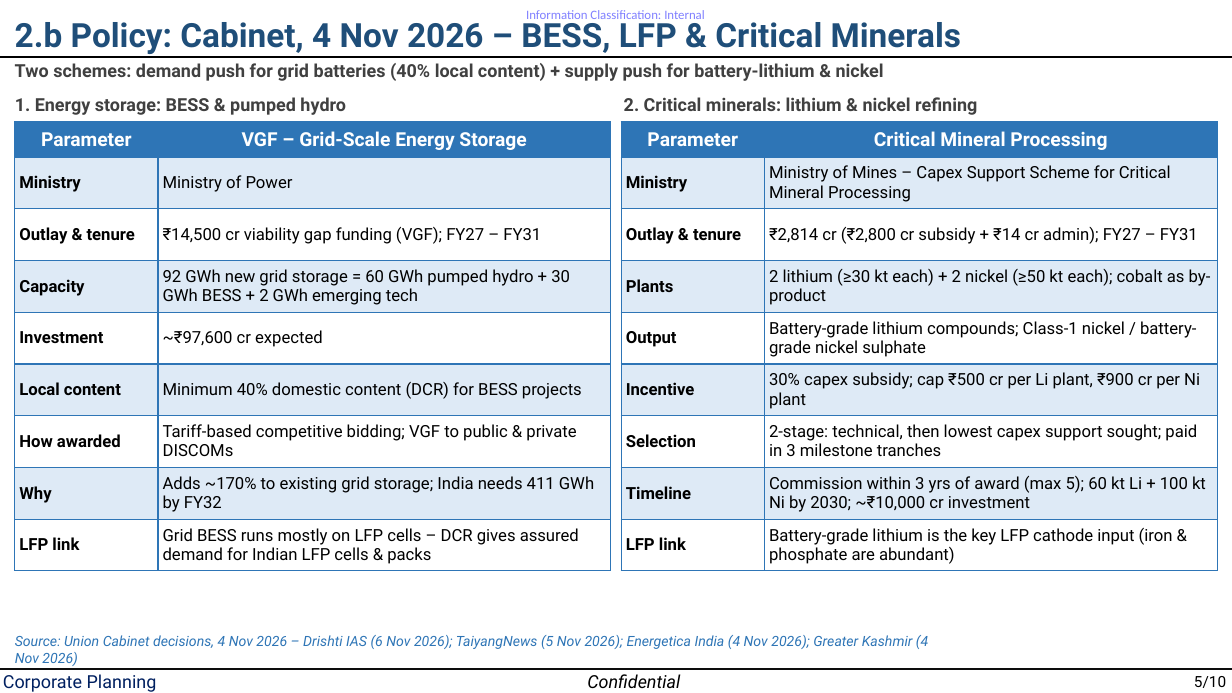
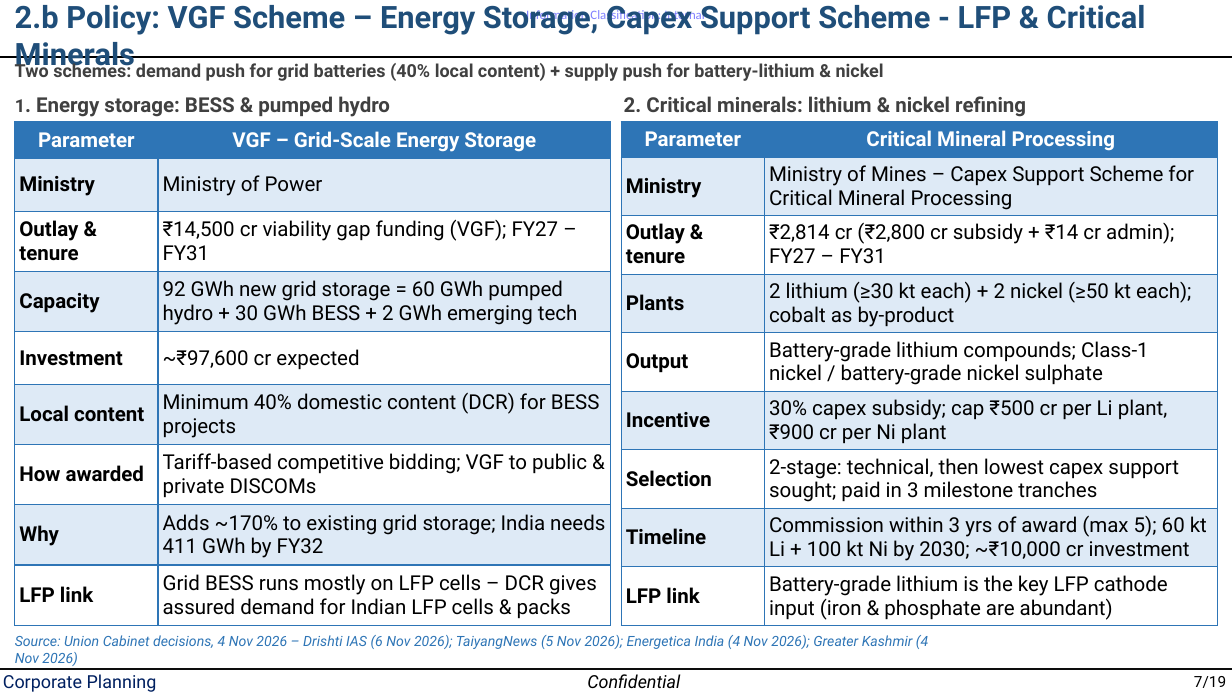
Before and after one commit to Crypto-ashish/bess, a slide deck: slide 7 of EV study 10nov.pptx. Drawn at 1232x693 pixels with LibreOffice and Linux fonts; fonts in the diff are those of the drawing. Boxes give left, top, right and bottom in pixels: in the first picture for what was removed or moved away, otherwise in the second. Text is boxed around its words. In the diff, an @@ line names an element or a change of style, - is before the commit and + after.

```diff
--- a/EV study 10nov.pptx
+++ b/EV study 10nov.pptx
@@ text at [15, 5, 1146, 73]: text changed; size 26 to 24 pt @@
-2.b Policy: Cabinet, 4 Nov 2026 – BESS, LFP & Critical Minerals
+2.b Policy: VGF Scheme – Energy Storage, Capex Support Scheme - LFP & Critical Minerals
@@ text "1. Energy storage: BESS & ..." at [15, 96, 390, 117]: size 14 to 16 pt @@
@@ text "2. Critical minerals: lithium & ..." at [624, 96, 1026, 117]: size 14 to 16 pt @@
@@ table at [15, 122, 611, 626] @@
@@ size 15 to 16 pt in "Parameter", "VGF – Grid-Scale Energy Storage" @@
@@ size 13 to 16 pt @@
@@ table at [621, 122, 1217, 626] @@
@@ size 15 to 16 pt in "Parameter", "Critical Mineral Processing" @@
@@ size 13 to 16 pt @@
@@ text at [1194, 676, 1226, 688]: text changed @@
-5/10
+7/19
```
Also in this commit, not shown: 18 other slides changed.
